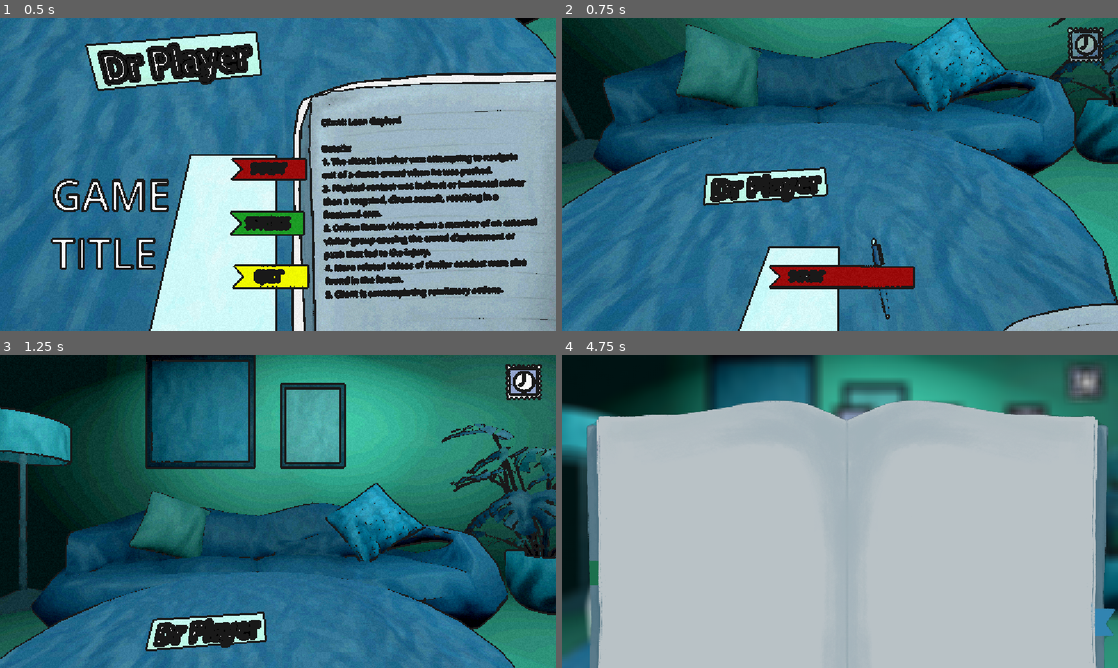
Above: before the commit, frames 1-4 (two rows, left to right).
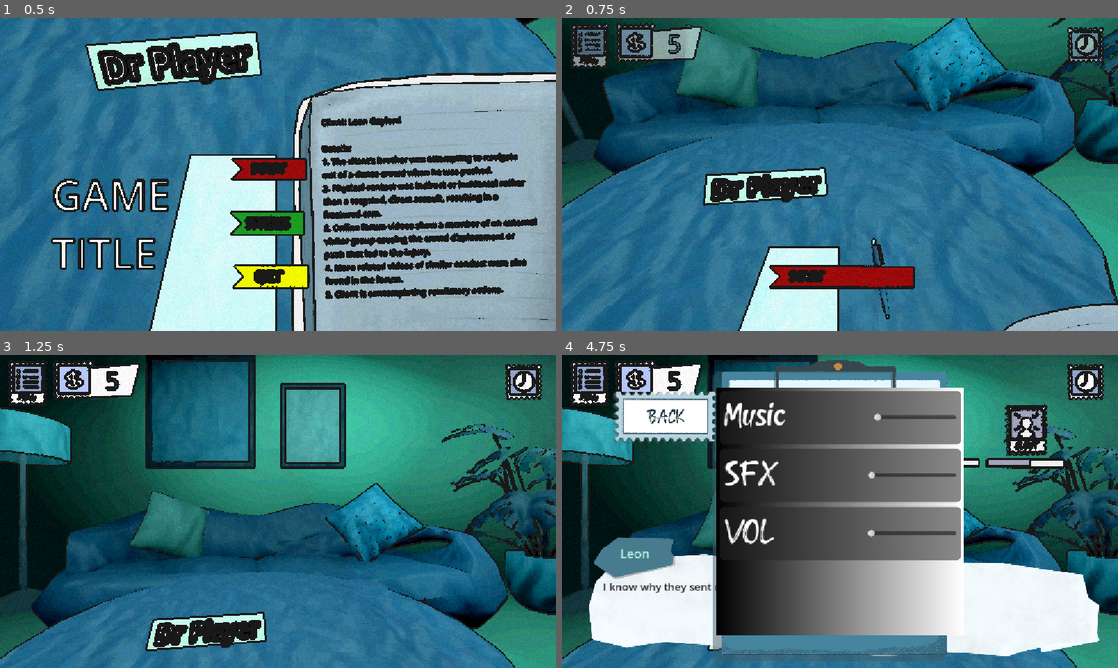
Above: after the commit, the same moments.

Repository: Blulow/octavuss_office
Game: Godot game, scene res://scenes/main_menu.tscn
The game is run twice, just before and just after one commit, with the same random seed, the same clock (stepped at 60 frames per second) and the same inputs. The engine's default icon, where the game draws it, is replaced by a stand-in: a white triangle on a blue panel in a dark square.
Inputs (mouse positions are in pixels of both pictures, inside the frame that each line leads up to):
- Up to frame 1 (0.5 s): no input
- Up to frame 2 (0.75 s): tap Enter (ui_accept) at 0.5 s; drag from (867, 168) to (895, 105) at 0.52 s
- Up to frame 3 (1.25 s): no input
- Up to frame 4 (4.75 s): click (573, 361) at 1.27 s; click (840, 480) at 2 s, where only the run after the commit has a clickable "Game stato"; click (1084, 383) at 2.75 s; click (840, 530) at 3.5 s, where only the run after the commit has a clickable "Game stato"; click (840, 577) at 4.25 s, where only the run after the commit has a clickable "Game stato"

Frame 1 is identical in both runs. In frame 2, 2.4% of the frame differs, in the area x 1-26%, y 1-17%; in frame 3, 2.7%; in frame 4, 86%, in the area x 0-100%, y 0-100%.

Commit message:
add: menu and money ui elements

Diff:
--- a/scenes/game.tscn
+++ b/scenes/game.tscn
@@ -10,8 +10,14 @@
 [ext_resource type="JSON" path="res://assets/dialog/session2.json" id="6_u5sy4"]
 [ext_resource type="Shader" uid="uid://fsoauxr4xq5r" path="res://assets/shader/screen_blur.gdshader" id="8_0tnpc"]
 [ext_resource type="PackedScene" uid="uid://c7iy0pgt87h3g" path="res://scenes/note_book.tscn" id="9_vtaks"]
+[ext_resource type="Script" uid="uid://bloxae2ixh2i" path="res://scripts/ui.gd" id="11_ca42v"]
 [ext_resource type="Script" uid="uid://bh1kups7o0m31" path="res://scripts/notebook_button.gd" id="11_dinhu"]
 [ext_resource type="Texture2D" uid="uid://cgyfcxy8b33sg" path="res://assets/images/info_book_stamp.png" id="12_dinhu"]
+[ext_resource type="Texture2D" uid="uid://5ao2uddi0th3" path="res://assets/images/money_burron.png" id="13_trtic"]
+[ext_resource type="Script" uid="uid://b3ccbwtmxl1sy" path="res://scripts/button.gd" id="14_ir15t"]
+[ext_resource type="Texture2D" uid="uid://ccecjqwepi1sd" path="res://assets/images/menu_memu.png" id="15_ir15t"]
+[ext_resource type="Script" uid="uid://e8qm7l8bibq6" path="res://scripts/ui/settings_panel.gd" id="17_ssvqc"]
+[ext_resource type="PackedScene" uid="uid://djtxrqeg6047t" path="res://scenes/settings menu.tscn" id="18_264po"]
 
 [sub_resource type="ShaderMaterial" id="ShaderMaterial_kvpfn"]
 shader = ExtResource("8_0tnpc")
@@ -82,6 +88,7 @@
 [node name="NoteBook" parent="NotebookOverlay" unique_id=445173662 instance=ExtResource("9_vtaks")]
 
 [node name="UI" type="CanvasLayer" parent="." unique_id=788798615]
+script = ExtResource("11_ca42v")
 
 [node name="NotebookButton" type="Button" parent="UI" unique_id=2014425624 node_paths=PackedStringArray("overlay")]
 custom_minimum_size = Vector2(40, 40)
@@ -108,3 +115,51 @@
 offset_bottom = 244.0
 scale = Vector2(0.315, 0.315)
 texture = ExtResource("12_dinhu")
+
+[node name="Money" type="Control" parent="UI" unique_id=1125710103]
+layout_mode = 3
+anchors_preset = 0
+offset_left = 108.0
+offset_top = 11.0
+offset_right = 148.0
+offset_bottom = 51.0
+
+[node name="TextureRect" type="TextureRect" parent="UI/Money" unique_id=650738301]
+layout_mode = 0
+offset_right = 40.0
+offset_bottom = 40.0
+scale = Vector2(0.345, 0.345)
+texture = ExtResource("13_trtic")
+
+[node name="Label" type="Label" parent="UI/Money" unique_id=1531371833]
+layout_mode = 0
+offset_left = 81.0
+offset_top = 6.0
+offset_right = 170.0
+offset_bottom = 78.0
+theme_override_colors/font_color = Color(0.07058824, 0.39607844, 0.37254903, 1)
+theme_override_font_sizes/font_size = 52
+text = "99"
+horizontal_alignment = 1
+
+[node name="Pause" type="Button" parent="UI" unique_id=2011304292]
+offset_left = 16.0
+offset_top = 11.0
+offset_right = 24.0
+offset_bottom = 19.0
+script = ExtResource("14_ir15t")
+metadata/_custom_type_script = "uid://b3ccbwtmxl1sy"
+
+[node name="TextureRect" type="TextureRect" parent="UI/Pause" unique_id=1216769634]
+layout_mode = 0
+offset_right = 40.0
+offset_bottom = 40.0
+scale = Vector2(0.325, 0.325)
+texture = ExtResource("15_ir15t")
+
+[node name="SettingsPanelWiring" type="Node" parent="UI" unique_id=1590177796 node_paths=PackedStringArray("open_button", "parent")]
+script = ExtResource("17_ssvqc")
+open_button = NodePath("")
+panel_scene = ExtResource("18_264po")
+parent = NodePath("../../DialogueSceneFacts")
+direction = 0
--- a/scenes/settings menu.tscn
+++ b/scenes/settings menu.tscn
@@ -11,6 +11,7 @@
 [ext_resource type="Script" uid="uid://lqe5v5fu7lcu" path="res://scripts/ui/panel_closer.gd" id="9_7ndgi"]
 
 [node name="Control" type="Control" unique_id=428628215]
+z_index = 1
 layout_mode = 3
 anchors_preset = 15
 anchor_right = 1.0
--- a/scripts/Player/playerData.gd
+++ b/scripts/Player/playerData.gd
@@ -9,7 +9,7 @@
 signal reset_game
 signal stat_applied
 
-var money: int = 1000
+var money: int = 5
 #var deescalationMultiplier: float = 1.0
 #var informationMultiplier: float = 1.0
 
@@ -106,7 +106,7 @@
 	game_end.emit(_ending)
 
 func reset() -> void:
-	money = 1000
+	money = 5
 
 	#deescalationMultiplier = 1.0
 	#informationMultiplier = 1.0
--- a/scripts/UI/settings_panel.gd
+++ b/scripts/UI/settings_panel.gd
@@ -17,6 +17,7 @@
 
 
 func _ready() -> void:
+	if not open_button: return
 	open_button.onclick.connect(_on_button_pressed)
 
 
--- a/scripts/notebook_button.gd
+++ b/scripts/notebook_button.gd
@@ -25,18 +25,6 @@
 func _ready() -> void:
 	pressed.connect(_toggle)
 	blur.gui_input.connect(_on_blur_gui_input)
-
-	visible = false
-	modulate.a = 0
-	PlayerData.game_start.connect(func():
-		visible = true
-		var tween = create_tween()
-		tween.tween_property(self, "modulate:a", 1, 0.3))
-	PlayerData.game_end.connect(func(ending):
-		var tween = create_tween()
-		tween.tween_property(self, "modulate:a", 0, 0.3)
-		await tween.finished
-		visible = false)
 
 	var offscreen: float = get_viewport_rect().size.y
 	notebook.position.y = offscreen
--- a/scripts/session_manager.gd
+++ b/scripts/session_manager.gd
@@ -9,7 +9,7 @@
 @export var dialogue_scene: DialogueScene
 @export var sessions_files: Array[JSON]
 @export var choice_ui_manager: ChoiceUIManager
-@export var money_add_per_session: int = 50
+@export var money_add_per_session: int = 5
 
 var accept_choices: bool = false
 
--- /dev/null
+++ b/scripts/ui.gd
@@ -0,0 +1,43 @@
+extends CanvasLayer
+
+@onready var notebook_button: AnimatedButton = $NotebookButton
+@onready var money: Control = $Money
+@onready var money_label: Label = $Money/Label
+@onready var pause: AnimatedButton = $Pause
+
+@onready var settings_wiring: Node = $SettingsPanelWiring
+
+func _ready() -> void:
+	money_label.text = str(PlayerData.money)
+	PlayerData.money_changed.connect(func(amount):
+		money_label.text = amount)
+
+	pause.pressed.connect(settings_wiring._on_button_pressed)
+
+	notebook_button.visible = false
+	money.visible = false
+	pause.visible = false
+	notebook_button.modulate.a = 0
+	money.modulate.a = 0
+	pause.modulate.a = 0
+
+	PlayerData.game_start.connect(func():
+		notebook_button.visible = true
+		money.visible = true
+		pause.visible = true
+		var tween = create_tween()
+		tween.set_parallel()
+		tween.tween_property(notebook_button, "modulate:a", 1, 0.3)
+		tween.tween_property(money, "modulate:a", 1, 0.3)
+		tween.tween_property(pause, "modulate:a", 1, 0.3))
+
+	PlayerData.game_end.connect(func(ending):
+		var tween = create_tween()
+		tween.set_parallel()
+		tween.tween_property(notebook_button, "modulate:a", 0, 0.3)
+		tween.tween_property(money, "modulate:a", 0, 0.3)
+		tween.tween_property(pause, "modulate:a", 0, 0.3)
+		await tween.finished
+		notebook_button.visible = false
+		money.visible = false
+		pause.visible = false)
Not shown, added: scripts/ui.gd.uid
